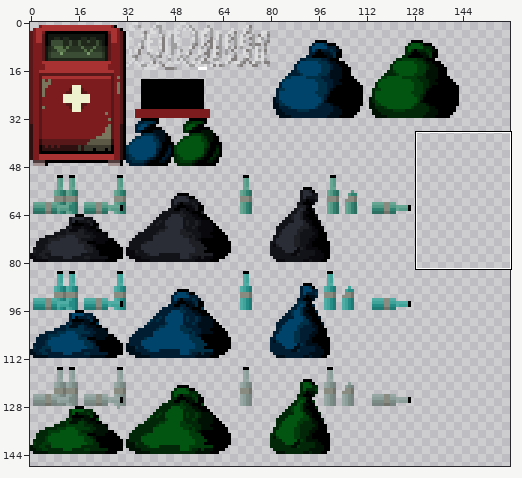
File history of a sprite sheet, Assets/Arts/Tiles/My Tiles/props-02.png. Above: a wide view before the commit, with the close-up outlined.
Close-up. Before the edit:
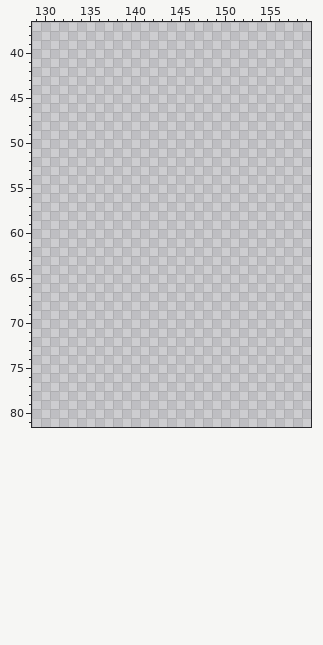
The file is 160x160 pixels. Colours within 5 levels of each other are drawn and written as one. Shown: x 129..159, y 37..81. The wide view leaves out empty margins. The commit also changed other parts of the picture, which this record leaves out.
New version:
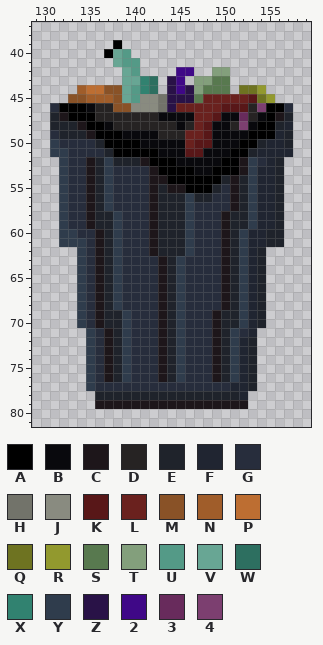
Palette (. is transparent): A #000000  B #09090d  C #1d161a  D #262323  E #1f232b  F #202531  G #272d3c  H #72736a  J #898b80  K #581718  L #6a211e  M #895227  N #a05d2a  P #bd6e32  Q #6e7321  R #92992e  S #58794f  T #839f7c  U #549a87  V #68a694  W #2d6f60  X #318270  Y #2f3c4c  Z #291247  2 #3f0887  3 #682b5c  4 #7c3f70
Edits made:
@@ x 129..159 @@
 38 ...............................
-39 ...............................
-40 ...............................
-41 ...............................
-42 ...............................
-43 ...............................
-44 ...............................
-45 ...............................
-46 ...............................
-47 ...............................
-48 ...............................
-49 ...............................
-50 ...............................
-51 ...............................
-52 ...............................
-53 ...............................
-54 ...............................
-55 ...............................
-56 ...............................
-57 ...............................
-58 ...............................
-59 ...............................
-60 ...............................
-61 ...............................
-62 ...............................
-63 ...............................
-64 ...............................
-65 ...............................
-66 ...............................
-67 ...............................
-68 ...............................
-69 ...............................
-70 ...............................
-71 ...............................
-72 ...............................
-73 ...............................
-74 ...............................
-75 ...............................
-76 ...............................
-77 ...............................
-78 ...............................
-79 ...............................
+39 .........A.....................
+40 ........AVU....................
+41 .........VUU...................
+42 ..........VU....22..TT.........
+43 ..........VVXW.Z2.TTSS.........
+44 .....NPPMMVUXW.Z2ZTSSS.QQR.....
+45 ....MMNNNMVUJJHZZZSLLLLLKQR....
+46 ..GAAABDDMMJJJHZLLLLLKKKD4AAG..
+47 ..ECAAADDDDDDDBBBBLLKBB3DBACE..
+48 ..EEECAABDDDDDDDBDLKBBD4BAAEF..
+49 ..GEEECAAABBBBDDDLLKBBBBAAAFE..
+50 ..YGGGGEAAAABBBBBLKKBBBAAEFFE..
+51 ..YYGGGGEAAAAABBBKKBBBAAEFFFF..
+52 ...YGGCEYEEECAAABBBBBAACYGFE...
+53 ...YGGCEYGGGGCAAAABBAAACYFFE...
+54 ...YGGCEYGGGGCCAAAAAAECEYFFE...
+55 ...YGGCEYGGGGCECCAAAEGCEYFFE...
+56 ...YGGCEYGGGGCEEEYEEGGCEYFFE...
+57 ...YGGCEYGGGGCEEEYGGGGCEYFFE...
+58 ...YGGCEEYGGGCEEEYGGGCEEYFFE...
+59 ...YGGCEEYGGGCEEEYGGGCEEYFFE...
+60 ...YYGGCEYGGGCEEEYGGGCEYFFEE...
+61 ...YYYGCEYGGGCEEEYGGGCEYFFEE...
+62 .....YGCEYGGGCEEEYGGGCEYFE.....
+63 .....YGCEYGGGGCEYGGGGCEYFE.....
+64 .....YGCEYGGGGCEYGGGGCEYFE.....
+65 .....YGCEYGGGGCEYGGGGCEYFE.....
+66 .....YGCEYGGGGCEYGGGGCEYFE.....
+67 .....YGCEYGGGGCEYGGGGCEYFE.....
+68 .....YGCEYGGGGCEYGGGGCEYFE.....
+69 .....YGCEEYGGGCEYGGGCEEYFE.....
+70 .....YGCEEYGGGCEYGGGCEEYFE.....
+71 ......YGCEYGGGCEYGGGCEYGF......
+72 ......YGCEYGGGCEYGGGCEYFE......
+73 ......YGCEYGGGCEYGGGCEYFE......
+74 ......YGCEYGGGCEYGGGCEYFE......
+75 ......YGCEYGGGCEYGGGCEYFE......
+76 ......YGCEYGGGCEYGGGCEYFE......
+77 ......YGGGGGGGGGGGGGGGFFE......
+78 .......EEEEEEEEEEEEEEEEF.......
+79 .......CCCCCCCCCCCCCCCCC.......
 80 ...............................
Pixel boxes of the changes (left, top, right, bottom) in both close-ups:
added: (50, 40, 293, 409)
